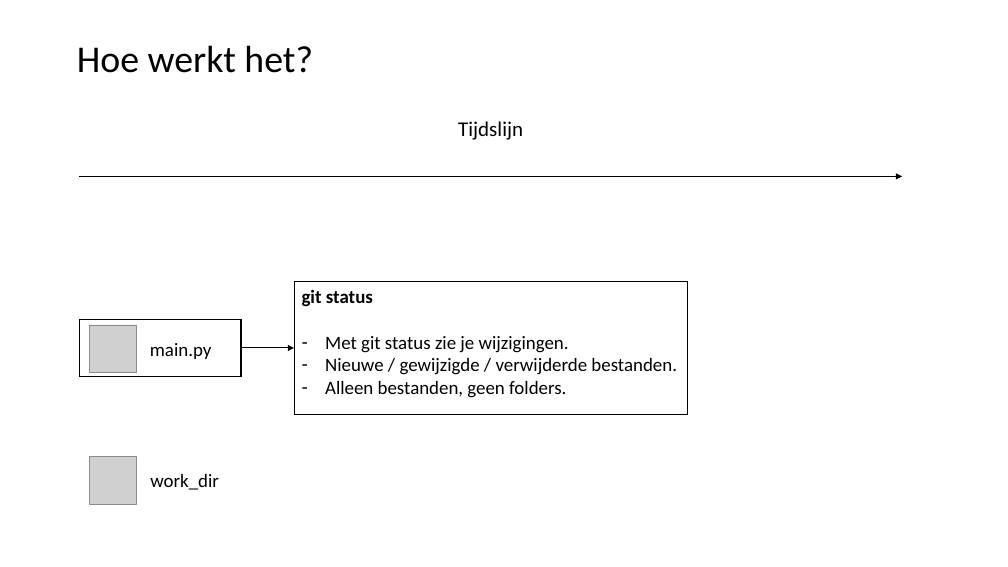
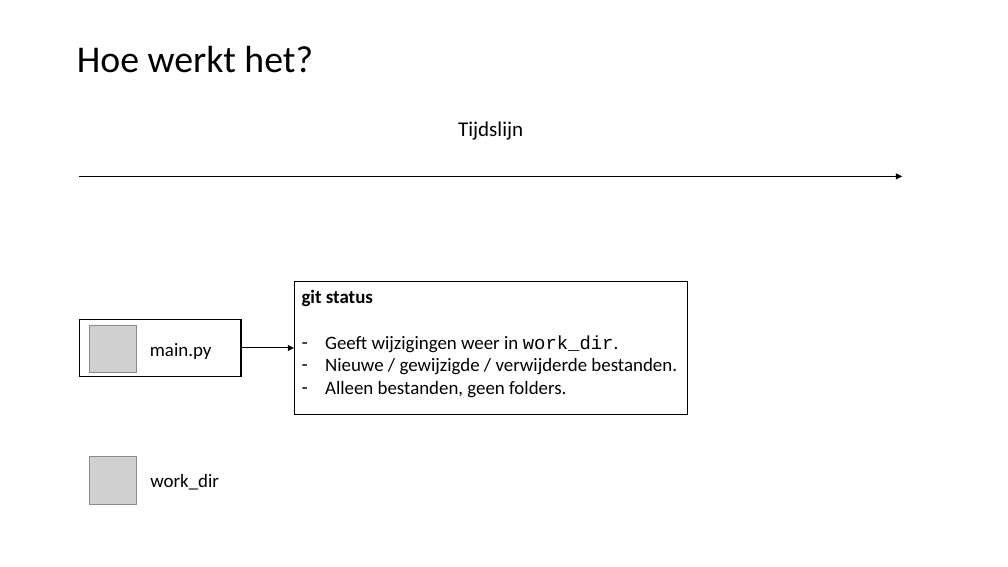
Before and after one commit to LFKoning/knowledge-sharing, a slide deck: slide 6 of git/1_basics/git_basic.pptx. Drawn at 1008x567 pixels with LibreOffice and Linux fonts; fonts in the diff are those of the drawing; grey boxes stand for pictures. Boxes give left, top, right and bottom in pixels: in the first picture for what was removed or moved away, otherwise in the second. Text is boxed around its words. In the diff, an @@ line names an element or a change of style, - is before the commit and + after.

```diff
--- a/git/1_basics/git_basic.pptx
+++ b/git/1_basics/git_basic.pptx
@@ text in rectangle at <box>325,336,618,353</box>: text changed @@
-– Met git status zie je wijzigingen.
+– Geeft wijzigingen weer in work_dir.
```
Also in this commit, not shown: 5 other slides changed, 2 slides added, 2 other files.
